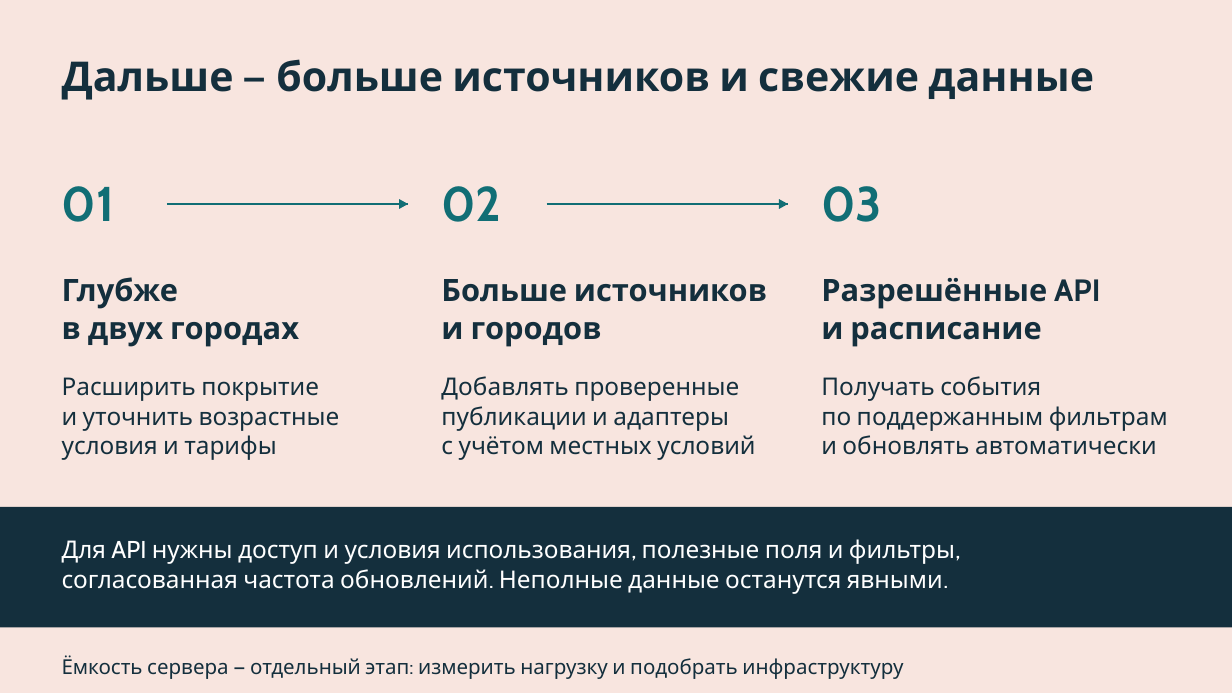
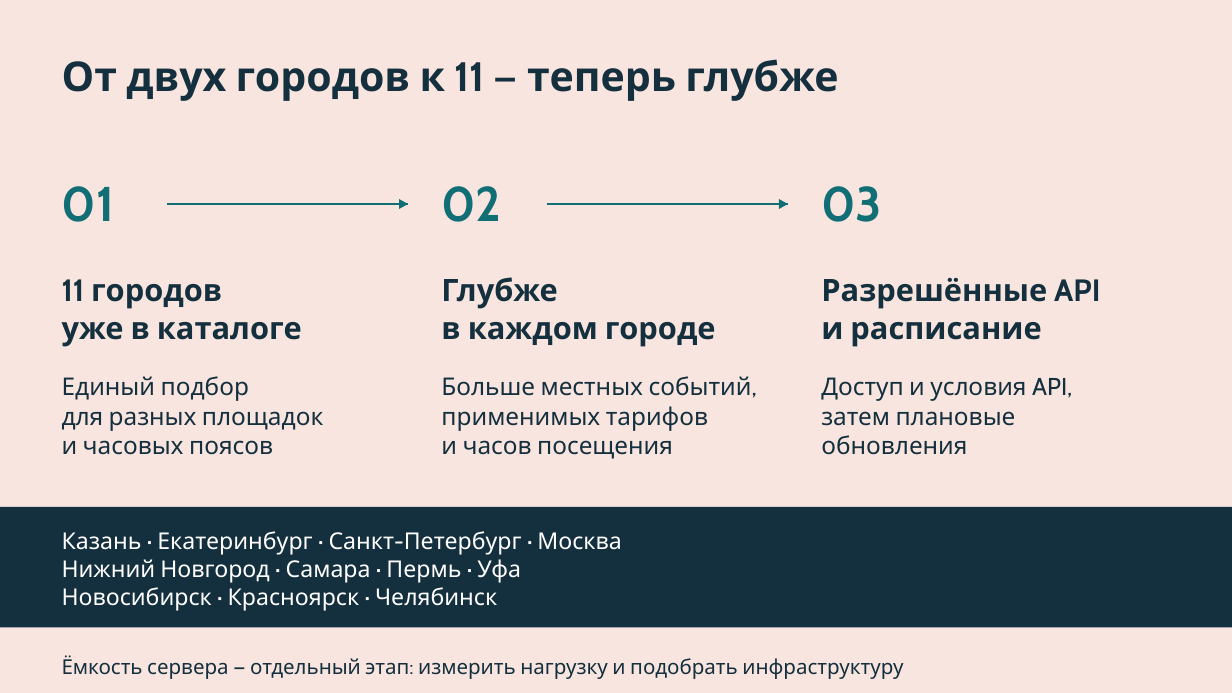
Before and after one commit to AiratBastanov/HackMaxBot2026, a slide deck: slide 9 of presentation/cultural-plan.pptx. Drawn at 1232x693 pixels with LibreOffice and Linux fonts; fonts in the diff are those of the drawing. Boxes give left, top, right and bottom in pixels: in the first picture for what was removed or moved away, otherwise in the second. Text is boxed around its words. In the diff, an @@ line names an element or a change of style, - is before the commit and + after.

Commit message:
docs: синхронизировать защиту с каталогом 11 городов

```diff
--- a/presentation/cultural-plan.pptx
+++ b/presentation/cultural-plan.pptx
@@ text at [62, 59, 838, 101]: text changed @@
-Дальше — больше источников и свежие данные
+От двух городов к 11 — теперь глубже
@@ text at [62, 279, 302, 347]: text changed @@
-Глубже
-в двух городах
+11 городов
+уже в каталоге
@@ text at [441, 277, 716, 347]: text changed @@
-Больше источников
-и городов
+Глубже
+в каждом городе
@@ text at [62, 376, 323, 455]: text changed @@
-Расширить покрытие
-и уточнить возрастные
-условия и тарифы
+Единый подбор
+для разных площадок
+и часовых поясов
@@ text at [441, 376, 752, 459]: text changed @@
-Добавлять проверенные
-публикации и адаптеры
-с учётом местных условий
+Больше местных событий,
+применимых тарифов
+и часов посещения
@@ text at [821, 377, 1072, 455]: text changed @@
-Получать события
-по поддержанным фильтрам
-и обновлять автоматически
+Доступ и условия API,
+затем плановые
+обновления
@@ text at [62, 531, 621, 611]: text changed; size 19 to 18 pt @@
-Для API нужны доступ и условия использования, полезные поля и фильтры,
-согласованная частота обновлений. Неполные данные останутся явными.
+Казань · Екатеринбург · Санкт-Петербург · Москва
+Нижний Новгород · Самара · Пермь · Уфа
+Новосибирск · Красноярск · Челябинск
```
Also in this commit, not shown: 10 other slides changed, 33 other files.
